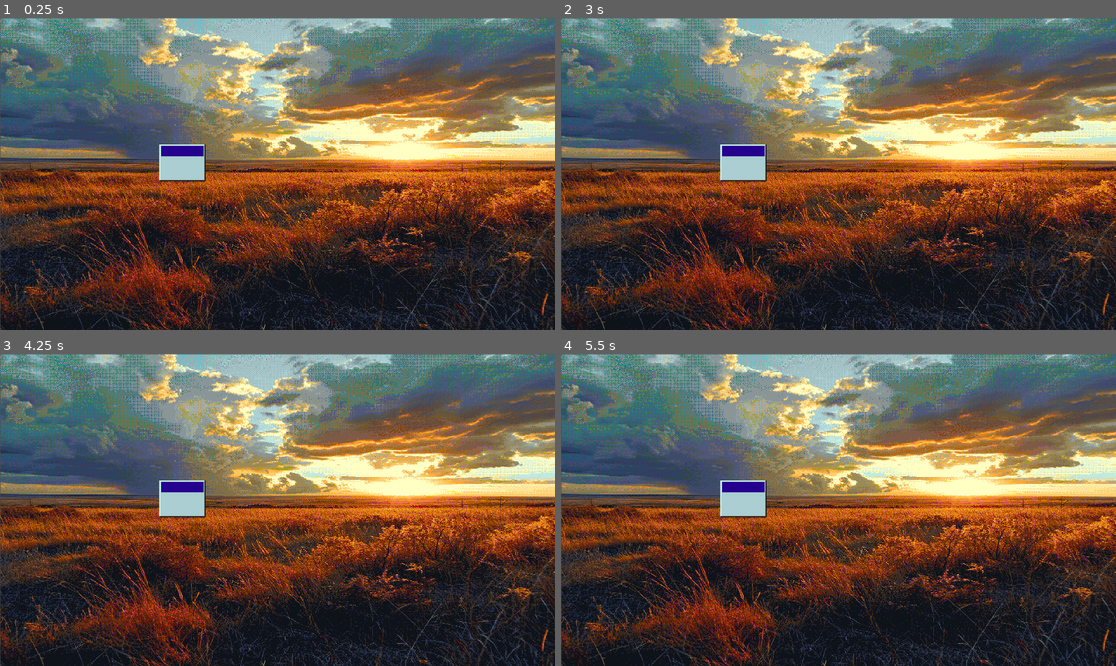
Above: before the commit, frames 1-4 (two rows, left to right).
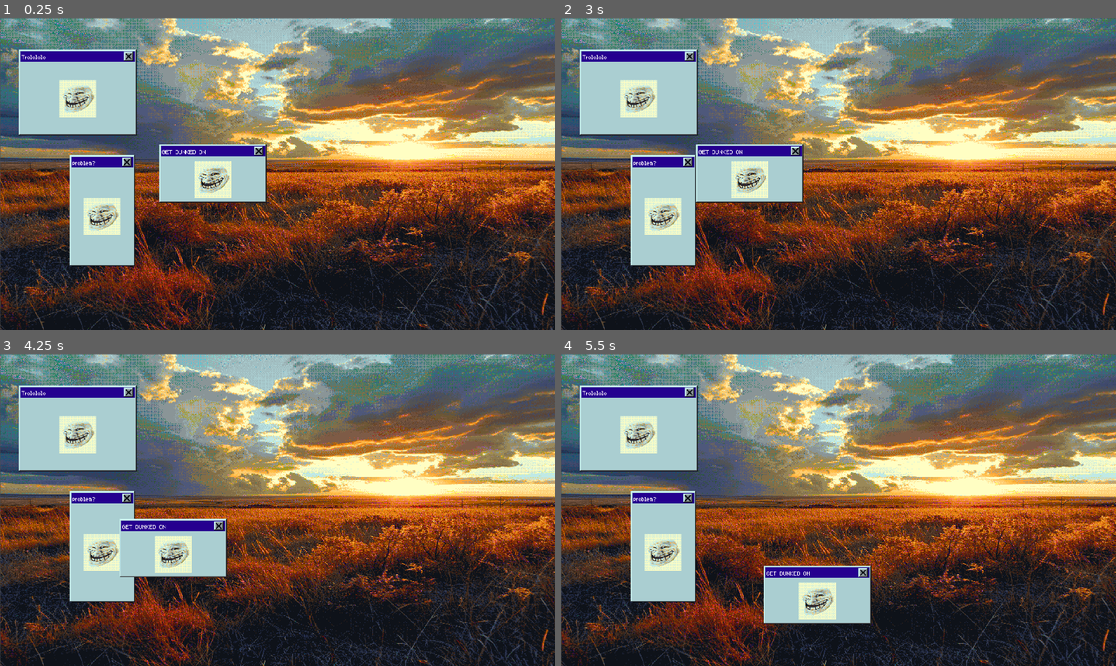
Above: after the commit, the same moments.

Repository: Firch/OSIR
Game: Godot game, scene res://scenes/main/main.tscn
Same seed, same stepped clock (60 frames per second), same inputs: the game is played once before the commit and once after it.
Inputs (mouse positions are in pixels of both pictures, inside the frame that each line leads up to):
- Up to frame 1 (0.25 s): no input
- Up to frame 2 (3 s): click (655, 161) at 0.52 s; click (633, 55) at 1.27 s; click (766, 152) at 2.02 s; tap Enter at 2.75 s; move the mouse to (744, 152) at 2.77 s; click (744, 152) at 2.85 s
- Up to frame 3 (4.25 s): tap Space at 3.5 s; move the mouse to (166, 525) at 3.52 s; click (166, 525) at 3.6 s
- Up to frame 4 (5.5 s): tap Enter at 4.25 s; move the mouse to (894, 441) at 4.27 s; click (894, 441) at 4.35 s; tap Space at 5 s; move the mouse to (810, 572) at 5.02 s; click (810, 572) at 5.1 s

The runs differ from the first frame. In frame 1, 13% of the frame differs, in the area x 3-49%, y 10-80%; in frame 2, 13%; in frame 3, 14%; in frame 4, 15%, in the area x 3-56%, y 10-87%.

Commit message:
Even better windows

Diff:
--- a/scenes/ui/cursor/cursor.gd
+++ b/scenes/ui/cursor/cursor.gd
@@ -7,7 +7,6 @@
 
 var opacity: float = 1
 var stopped: bool = false
-
 
 func _ready():
 	Input.mouse_mode = Input.MOUSE_MODE_CAPTURED
--- a/scenes/ui/desktop/desktop.tscn
+++ b/scenes/ui/desktop/desktop.tscn
@@ -22,8 +22,23 @@
 animation = &"placeholder"
 autoplay = "placeholder"
 
+[node name="Window3" parent="." instance=ExtResource("2_qelma")]
+offset_left = 120.0
+offset_top = 237.0
+offset_right = 233.0
+offset_bottom = 429.0
+Text = "problem?"
+
+[node name="Window2" parent="." instance=ExtResource("2_qelma")]
+offset_left = 32.0
+offset_top = 54.0
+offset_right = 236.0
+offset_bottom = 203.0
+Text = "Trolololo"
+
 [node name="Window" parent="." instance=ExtResource("2_qelma")]
 offset_left = 275.0
 offset_top = 218.0
-offset_right = 355.0
-offset_bottom = 282.0
+offset_right = 461.0
+offset_bottom = 319.0
+Text = "GET DUNKED ON"
--- a/scenes/ui/windows/window.gd
+++ b/scenes/ui/windows/window.gd
@@ -1,4 +1,11 @@
-extends PanelContainer
+extends Panel
+
+@export var Text: String
+
+@onready var Title = $Title
+@onready var DragBorder = $DragBorderMargins/DragBorder
+@onready var CloseButton = $CloseButtonMargins/CloseButton
+@onready var CloseButtonSprite = $CloseButtonMargins/CloseButton/CloseButtonSprite
 
 var focused: bool = true # Is it in focus?
 var mouseover: bool = false # Is the mouse over the window's dragborder?
@@ -7,27 +14,58 @@
 
 
 func _ready():
-	$DragBorder.mouse_entered.connect(_on_mouse_enter)
-	$DragBorder.mouse_exited.connect(_on_mouse_exit)
+	# Title:
+	if Title.text != null:
+		Title.text = Text
+	# Connects:
+	DragBorder.button_down.connect(_on_start_drag)
+	DragBorder.button_up.connect(_on_end_drag)
+	focus_entered.connect(_on_focus)
+	focus_exited.connect(_on_unfocus)
+	CloseButton.button_down.connect(_on_closebutton_down)
+	CloseButton.button_up.connect(_on_closebutton_up)
+	CloseButton.pressed.connect(_on_close)
 
 
-func _on_mouse_enter():
-	print("Mouse entered object " + name)
-	mouseover = true
+func _on_start_drag():
+	if moveable:
+		moving = true
+		move_to_front()
 
 
-func _on_mouse_exit():
-	print("Mouse exited object " + name)
-	if moving == false: # There's gonna be delay, we don't want to lose window accidentially when dragging
-		mouseover = false
+func _on_end_drag():
+	if moveable:
+		moving = false
 
 
-func _process(delta):
-	if mouseover and Input.is_action_just_pressed("mouse_left"):
-		moving = true;
-	if mouseover and Input.is_action_just_released("mouse_left"):
-		moving = false;
+func _on_focus():
+	focus()
 
+
+func _on_unfocus():
+	unfocus()
+
+
+func _on_closebutton_down():
+	CloseButtonSprite.animation = "pressed"
+	focus()
+
+
+func _on_closebutton_up():
+	CloseButtonSprite.animation = "default"
+
+
+func _on_close():
+	queue_free()
+
+
+func focus():
+	focused = true
+	move_to_front()
+
+
+func unfocus():
+	focused = false
 
 func _input(event):
 	if event is InputEventMouseMotion and moving == true:
--- a/scenes/ui/windows/window.tscn
+++ b/scenes/ui/windows/window.tscn
@@ -1,22 +1,94 @@
-[gd_scene load_steps=4 format=3 uid="uid://bjfo1x0lhgo1f"]
+[gd_scene load_steps=9 format=3 uid="uid://bjfo1x0lhgo1f"]
 
-[ext_resource type="Theme" uid="uid://cnj16e05wr6kl" path="res://sprites/ui/windows/default.tres" id="1_yamdi"]
+[ext_resource type="Theme" uid="uid://cnj16e05wr6kl" path="res://sprites/ui/windows/default_focused.tres" id="1_0n7l7"]
 [ext_resource type="Script" path="res://scenes/ui/windows/window.gd" id="2_i3jtd"]
+[ext_resource type="Texture2D" uid="uid://c20db7ih7bvla" path="res://sprites/ui/windows/default_button_close.png" id="3_yfow1"]
+[ext_resource type="Texture2D" uid="uid://pf6uuty2aao6" path="res://sprites/ui/windows/default_button_close_pressed.png" id="4_8g5h3"]
+[ext_resource type="FontFile" uid="uid://dnsuuvjw0wonm" path="res://fonts/gamefonts.ttf" id="5_r1j0e"]
+[ext_resource type="Texture2D" uid="uid://ca1x8cdtbeyma" path="res://sprites/ui/windows/image_placeholder.png" id="6_dp7dp"]
 
-[sub_resource type="RectangleShape2D" id="RectangleShape2D_e3x4v"]
-size = Vector2(74, 18)
+[sub_resource type="SpriteFrames" id="SpriteFrames_4ipgh"]
+animations = [{
+"frames": [{
+"duration": 1.0,
+"texture": ExtResource("3_yfow1")
+}],
+"loop": true,
+"name": &"default",
+"speed": 5.0
+}, {
+"frames": [{
+"duration": 1.0,
+"texture": ExtResource("4_8g5h3")
+}],
+"loop": true,
+"name": &"pressed",
+"speed": 5.0
+}]
 
-[node name="Window" type="PanelContainer"]
-offset_right = 80.0
-offset_bottom = 64.0
-size_flags_horizontal = 8
-size_flags_vertical = 4
+[sub_resource type="LabelSettings" id="LabelSettings_8ihjk"]
+font = ExtResource("5_r1j0e")
+
+[node name="Window" type="Panel"]
+offset_right = 112.0
+offset_bottom = 112.0
 mouse_filter = 2
-theme = ExtResource("1_yamdi")
+theme = ExtResource("1_0n7l7")
 script = ExtResource("2_i3jtd")
 
-[node name="DragBorder" type="Area2D" parent="."]
+[node name="DragBorderMargins" type="MarginContainer" parent="."]
+layout_mode = 2
+anchor_right = 1.0
+offset_left = 3.0
+offset_top = 3.0
+offset_right = -3.0
+offset_bottom = 21.0
+grow_horizontal = 2
+theme_override_constants/margin_left = 0
+theme_override_constants/margin_top = 0
+theme_override_constants/margin_right = 22
+theme_override_constants/margin_bottom = 0
 
-[node name="CollisionShape2D" type="CollisionShape2D" parent="DragBorder"]
-position = Vector2(40, 12)
-shape = SubResource("RectangleShape2D_e3x4v")
+[node name="DragBorder" type="Button" parent="DragBorderMargins"]
+self_modulate = Color(1, 1, 1, 0)
+layout_mode = 2
+
+[node name="CloseButtonMargins" type="MarginContainer" parent="."]
+layout_mode = 1
+anchors_preset = 1
+anchor_left = 1.0
+anchor_right = 1.0
+offset_left = -23.0
+offset_top = 3.0
+offset_right = -5.0
+offset_bottom = 21.0
+grow_horizontal = 0
+
+[node name="CloseButton" type="Button" parent="CloseButtonMargins"]
+self_modulate = Color(1, 1, 1, 0)
+layout_mode = 2
+
+[node name="CloseButtonSprite" type="AnimatedSprite2D" parent="CloseButtonMargins/CloseButton"]
+position = Vector2(9, 9)
+sprite_frames = SubResource("SpriteFrames_4ipgh")
+autoplay = "default"
+
+[node name="Title" type="Label" parent="."]
+layout_mode = 0
+offset_left = 5.0
+offset_top = 6.0
+offset_right = 45.0
+offset_bottom = 17.0
+text = "ERROR"
+label_settings = SubResource("LabelSettings_8ihjk")
+
+[node name="CenterContainer" type="CenterContainer" parent="."]
+layout_mode = 1
+anchors_preset = -1
+anchor_right = 1.0
+anchor_bottom = 1.0
+offset_top = 21.0
+
+[node name="TextureRect" type="TextureRect" parent="CenterContainer"]
+layout_mode = 2
+texture = ExtResource("6_dp7dp")
--- a/sprites/ui/windows/default.tres
+++ /dev/null
@@ -1,50 +0,0 @@
-[gd_resource type="Theme" load_steps=9 format=3 uid="uid://cnj16e05wr6kl"]
-
-[ext_resource type="StyleBox" uid="uid://l7j7pnqqvvrl" path="res://sprites/ui/windows/default_style.tres" id="1_exads"]
-[ext_resource type="FontFile" uid="uid://dnsuuvjw0wonm" path="res://fonts/gamefonts.ttf" id="2_d22gk"]
-[ext_resource type="Texture2D" uid="uid://cpd1gb2c0pv6k" path="res://sprites/ui/windows/default_focused.png" id="2_f0bms"]
-[ext_resource type="Texture2D" uid="uid://c20db7ih7bvla" path="res://sprites/ui/windows/default_button_close.png" id="2_v5jrt"]
-[ext_resource type="Texture2D" uid="uid://pf6uuty2aao6" path="res://sprites/ui/windows/default_button_close_pressed.png" id="3_p6a3b"]
-[ext_resource type="Texture2D" uid="uid://yxwcng0npa5v" path="res://sprites/ui/windows/default_unfocused.png" id="5_mlird"]
-
-[sub_resource type="StyleBoxTexture" id="StyleBoxTexture_20oqj"]
-texture = ExtResource("2_f0bms")
-texture_margin_left = 6.0
-texture_margin_top = 42.0
-texture_margin_right = 6.0
-texture_margin_bottom = 6.0
-expand_margin_left = 6.0
-expand_margin_top = 42.0
-expand_margin_right = 6.0
-expand_margin_bottom = 6.0
-region_rect = Rect2(0, 0, 128, 128)
-
-[sub_resource type="StyleBoxTexture" id="StyleBoxTexture_d3tn0"]
-texture = ExtResource("5_mlird")
-texture_margin_left = 6.0
-texture_margin_top = 42.0
-texture_margin_right = 6.0
-texture_margin_bottom = 6.0
-expand_margin_left = 6.0
-expand_margin_top = 42.0
-expand_margin_right = 6.0
-expand_margin_bottom = 6.0
-region_rect = Rect2(0, 0, 128, 128)
-
-[resource]
-default_font = ExtResource("2_d22gk")
-Panel/styles/panel = ExtResource("1_exads")
-PanelContainer/styles/panel = ExtResource("1_exads")
-Window/colors/title_color = Color(0.875, 0.875, 0.875, 1)
-Window/colors/title_outline_modulate = Color(1, 1, 1, 1)
-Window/constants/close_h_offset = 36
-Window/constants/close_v_offset = 34
-Window/constants/resize_margin = 4
-Window/constants/title_height = 36
-Window/constants/title_outline_size = 0
-Window/font_sizes/title_font_size = 32
-Window/fonts/title_font = ExtResource("2_d22gk")
-Window/icons/close = ExtResource("2_v5jrt")
-Window/icons/close_pressed = ExtResource("3_p6a3b")
-Window/styles/embedded_border = SubResource("StyleBoxTexture_20oqj")
-Window/styles/embedded_unfocused_border = SubResource("StyleBoxTexture_d3tn0")
--- /dev/null
+++ b/sprites/ui/windows/default_focused.tres
@@ -0,0 +1,9 @@
+[gd_resource type="Theme" load_steps=3 format=3 uid="uid://cnj16e05wr6kl"]
+
+[ext_resource type="StyleBox" uid="uid://l7j7pnqqvvrl" path="res://sprites/ui/windows/default_style.tres" id="1_s8jy8"]
+[ext_resource type="FontFile" uid="uid://dnsuuvjw0wonm" path="res://fonts/gamefonts.ttf" id="2_b7ohe"]
+
+[resource]
+default_font = ExtResource("2_b7ohe")
+Panel/styles/panel = ExtResource("1_s8jy8")
+PanelContainer/styles/panel = ExtResource("1_s8jy8")
--- a/sprites/ui/windows/default_style.tres
+++ b/sprites/ui/windows/default_style.tres
@@ -5,7 +5,7 @@
 [resource]
 texture = ExtResource("1_lj101")
 texture_margin_left = 3.0
-texture_margin_top = 3.0
+texture_margin_top = 21.0
 texture_margin_right = 3.0
 texture_margin_bottom = 3.0
 region_rect = Rect2(0, 0, 64, 64)
Binary file added: fonts/comicpixelms.ttf
Not shown, added: fonts/comicpixelms.ttf.import
Binary file added: fonts/sandyforest.ttf
Not shown, added: fonts/sandyforest.ttf.import
Binary file added: sprites/ui/windows/image_placeholder.png
Not shown, added: sprites/ui/windows/image_placeholder.png.import
